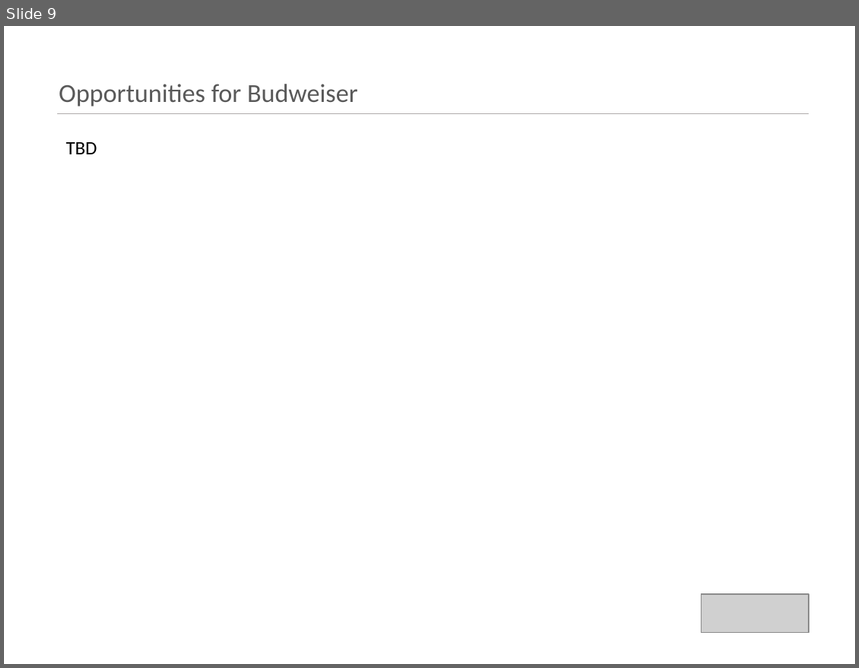
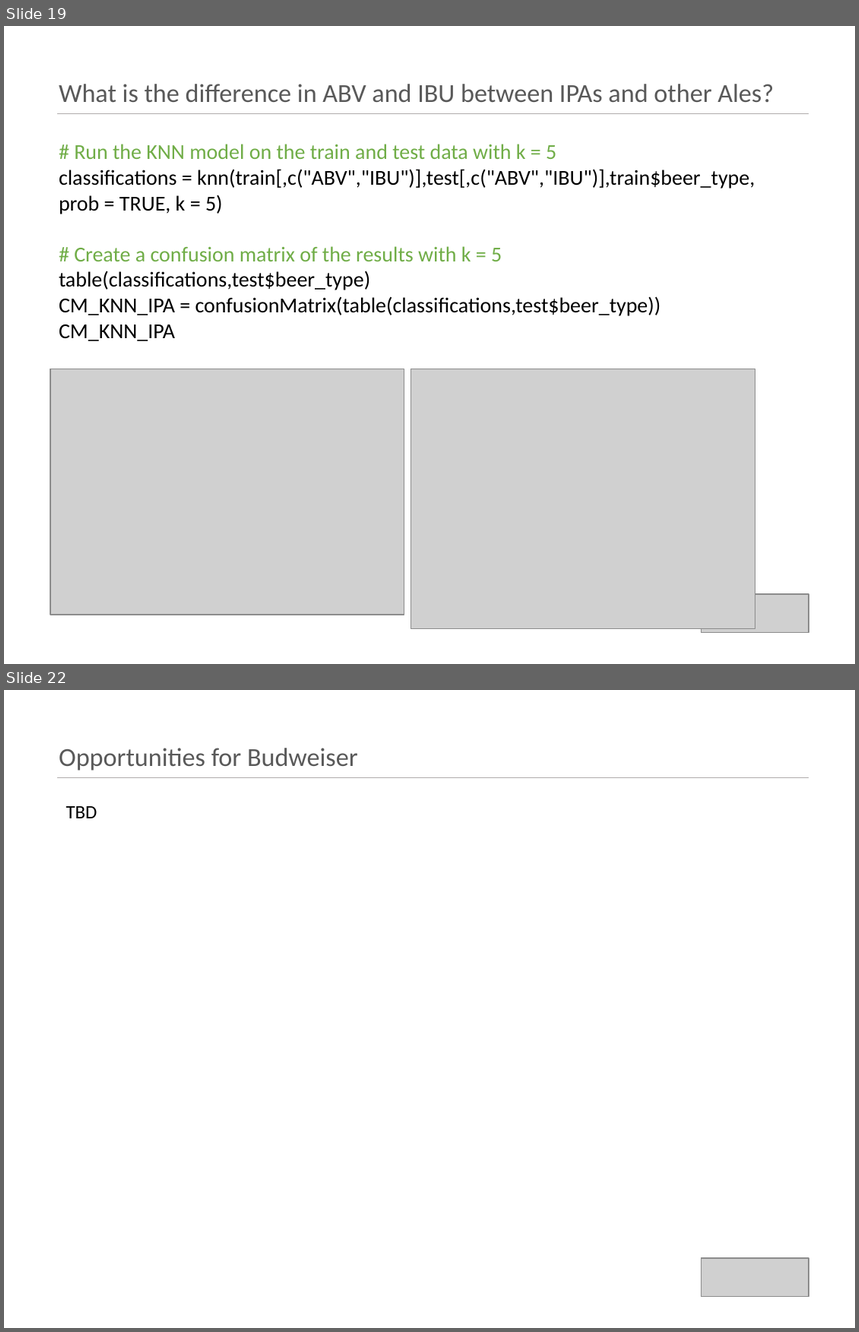
Before and after one commit to kristxh/6306-CaseStudy1-Beer, a slide deck: case_study_1_budweiser.pptx. Shown one above the other, each under a label of ours: slide 9 before the commit, slides 19 and 22 after it; the slides between them are not shown. The pictures are 859x668 and 859x1332 pixels, drawn with LibreOffice and Linux fonts; fonts in the diff are those of the drawing; grey boxes stand for pictures. Boxes give left, top, right and bottom in pixels: in the first picture for what was removed or moved away, otherwise in the second. Text is boxed around its words. In the diff, an @@ line names an element or a change of style, - is before the commit and + after.

```diff
--- a/case_study_1_budweiser.pptx
+++ b/case_study_1_budweiser.pptx
@@ slide 19 added at [4, 26, 855, 664], background #FFFFFF @@
@@ title added at [59, 84, 774, 102], 22 pt, text #595959 @@
+What is the difference in ABV and IBU between IPAs and other Ales?
@@ line added from (58, 113) to (810, 113), #AFABAB 0.5 pt @@
@@ text added at [59, 144, 755, 341], 18 pt, text #000000 @@
+# Run the KNN model on the train and test data with k = 5
+classifications = knn(train[,c("ABV","IBU")],test[,c("ABV","IBU")],train$beer_type, prob = TRUE, k = 5)
+# Create a confusion matrix of the results with k = 5
+table(classifications,test$beer_type)
+CM_KNN_IPA = confusionMatrix(table(classifications,test$beer_type))
+CM_KNN_IPA
@@ picture added at [50, 369, 403, 615] @@
@@ picture added at [411, 369, 755, 629] @@
@@ picture added at [701, 594, 808, 633] @@
@@ what was slide 9 is now slide 22 @@
```
Also in this commit, not shown: 6 slides changed, 12 other slides added.
